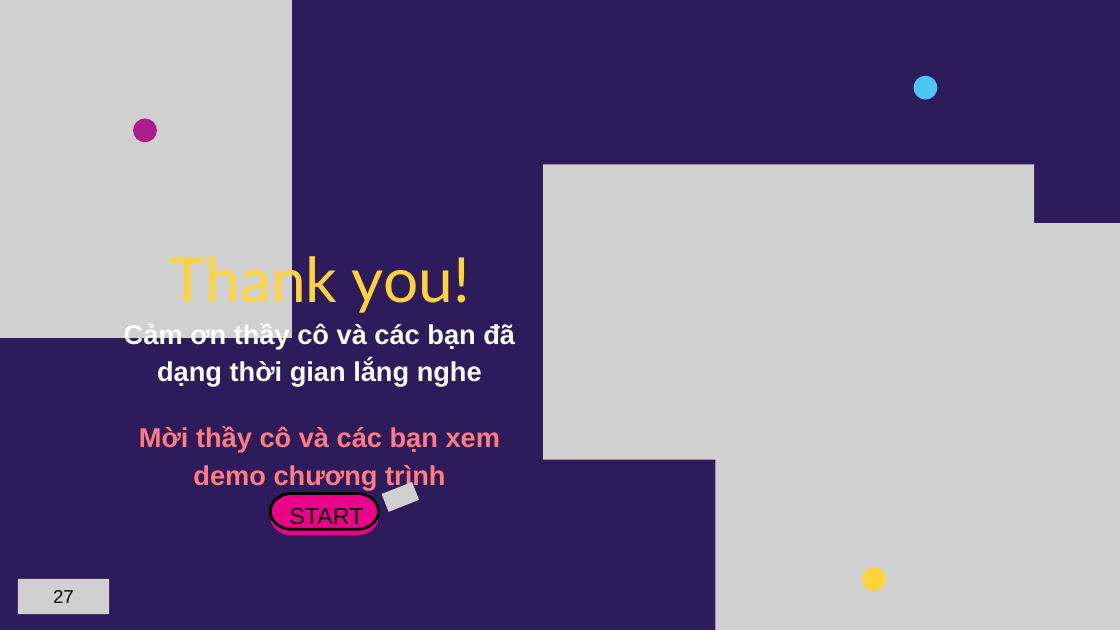
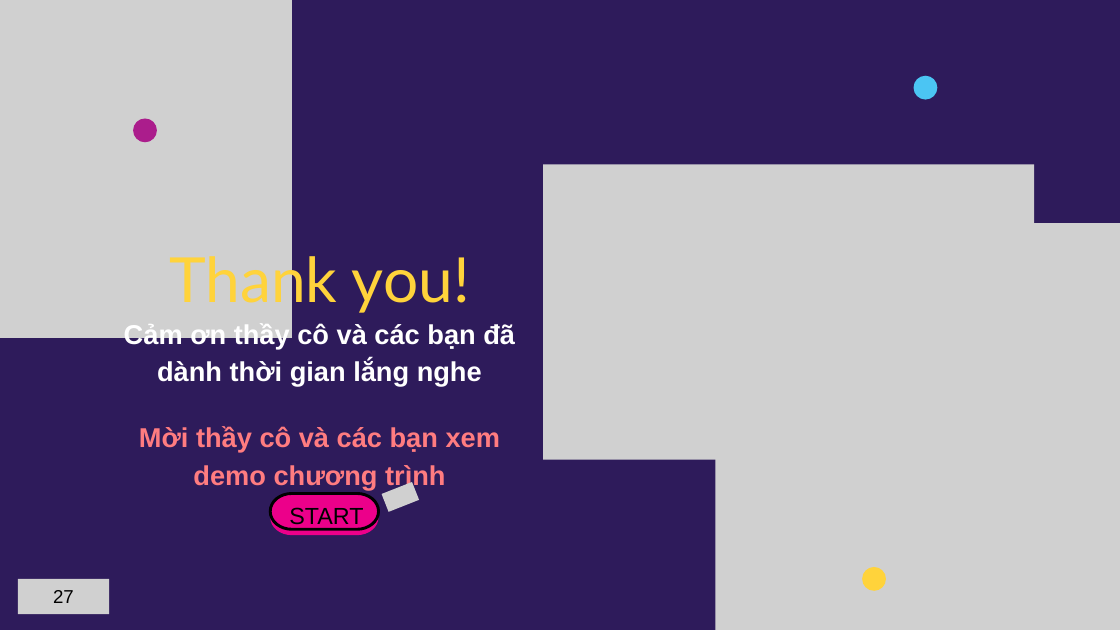
Before and after one commit to B2012257/lvtn_indieGameForum, a slide deck: slide 27 of docs/gameIndiePPT.pptx. Drawn at 1120x630 pixels with LibreOffice and Linux fonts; fonts in the diff are those of the drawing; grey boxes stand for pictures. Boxes give left, top, right and bottom in pixels: in the first picture for what was removed or moved away, otherwise in the second. Text is boxed around its words. In the diff, an @@ line names an element or a change of style, - is before the commit and + after.

```diff
--- a/docs/gameIndiePPT.pptx
+++ b/docs/gameIndiePPT.pptx
@@ text at [124, 323, 515, 386]: text changed @@
-Cảm ơn thầy cô và các bạn đã dạng thời gian lắng nghe
+Cảm ơn thầy cô và các bạn đã dành thời gian lắng nghe
```
Also in this commit, not shown: 11 other slides changed, 26 other files.
